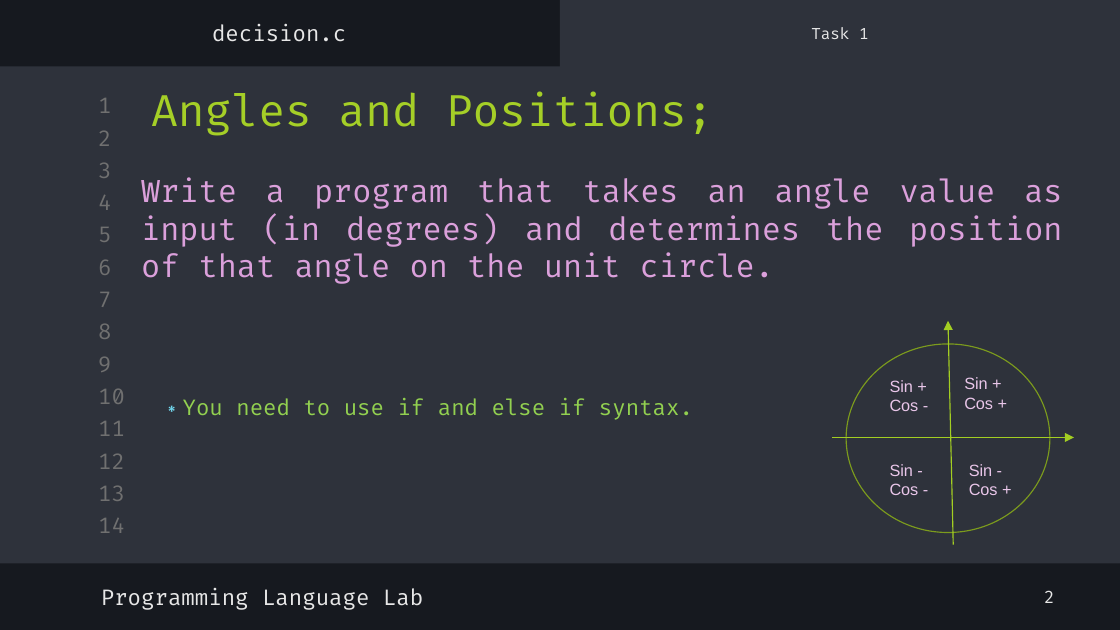
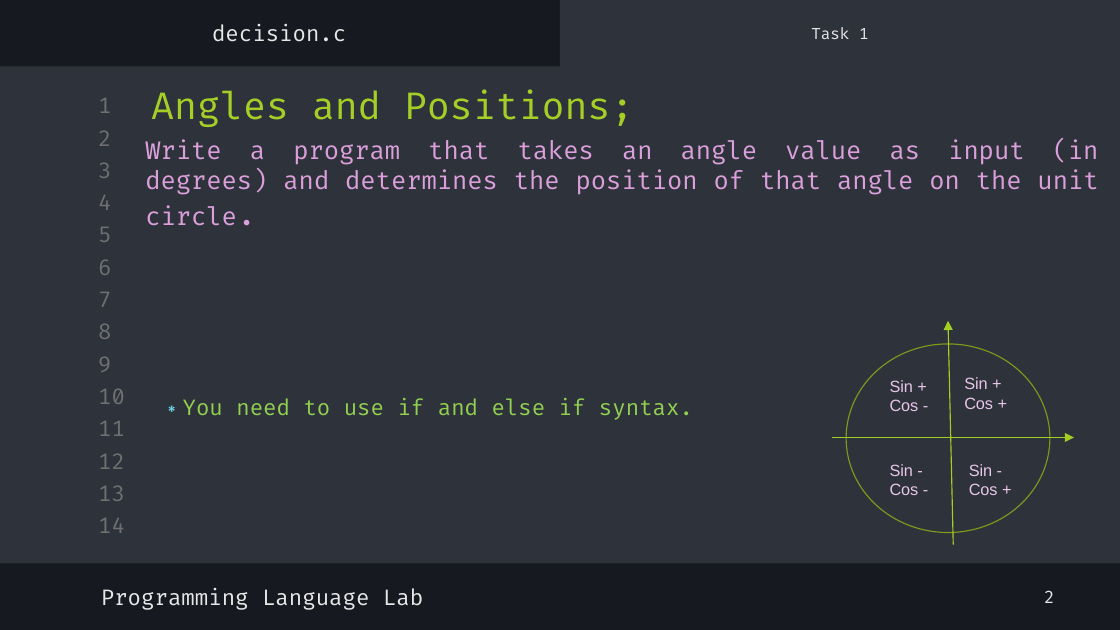
Before and after one commit to shayan-naghizadeh/C-Lab-AUT, a slide deck: slide 4 of slides/4.Decision/Decision.pptx. Drawn at 1120x630 pixels with LibreOffice and Linux fonts; fonts in the diff are those of the drawing. Boxes give left, top, right and bottom in pixels: in the first picture for what was removed or moved away, otherwise in the second. Text is boxed around its words. In the diff, an @@ line names an element or a change of style, - is before the commit and + after.

```diff
--- a/slides/4.Decision/Decision.pptx
+++ b/slides/4.Decision/Decision.pptx
@@ title "Angles and Positions;" at box(151, 89, 634, 127): size 28 to 24 pt @@
@@ text "Write a program that takes ...": place and size @@
-text "Write a program that takes ..." at box(141, 177, 1062, 284)
+text "Write a program that takes ..." at box(145, 140, 1099, 226)
@@ text "Write a program that takes ..." at box(145, 140, 1099, 226): size 20 to 16 pt @@
```
Also in this commit, not shown: 8 other slides changed, 3 other files.
